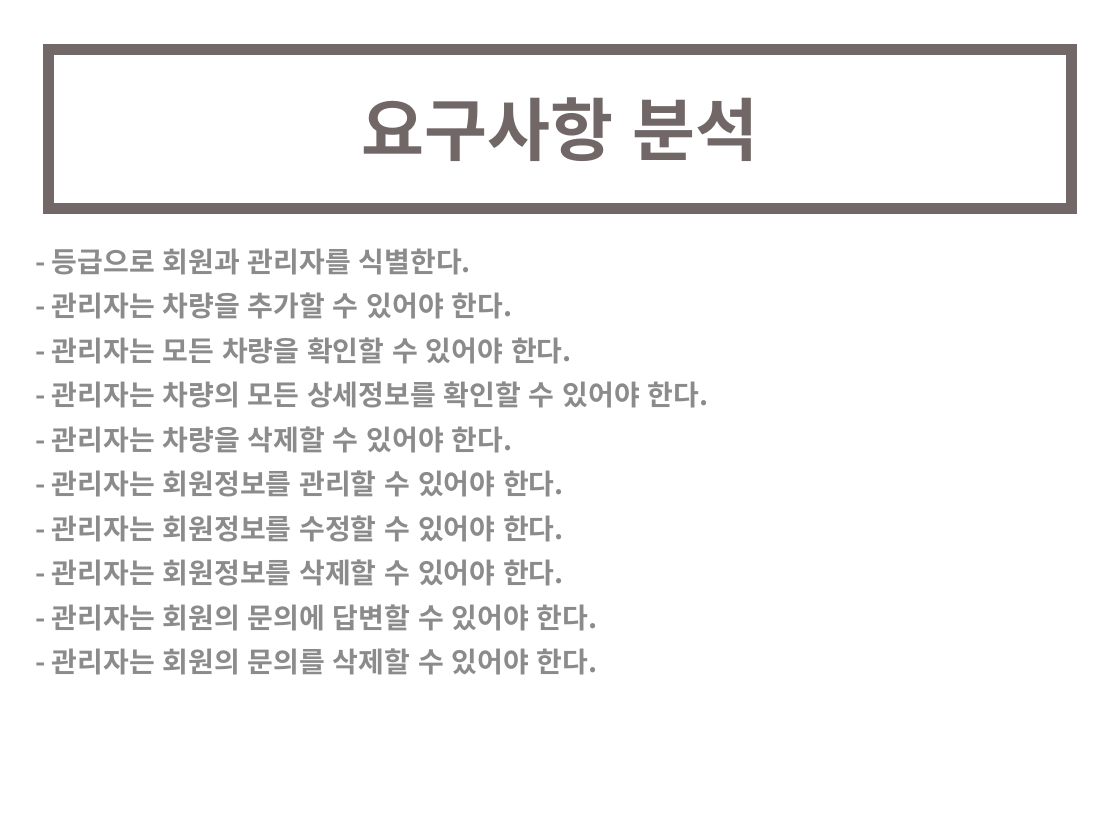
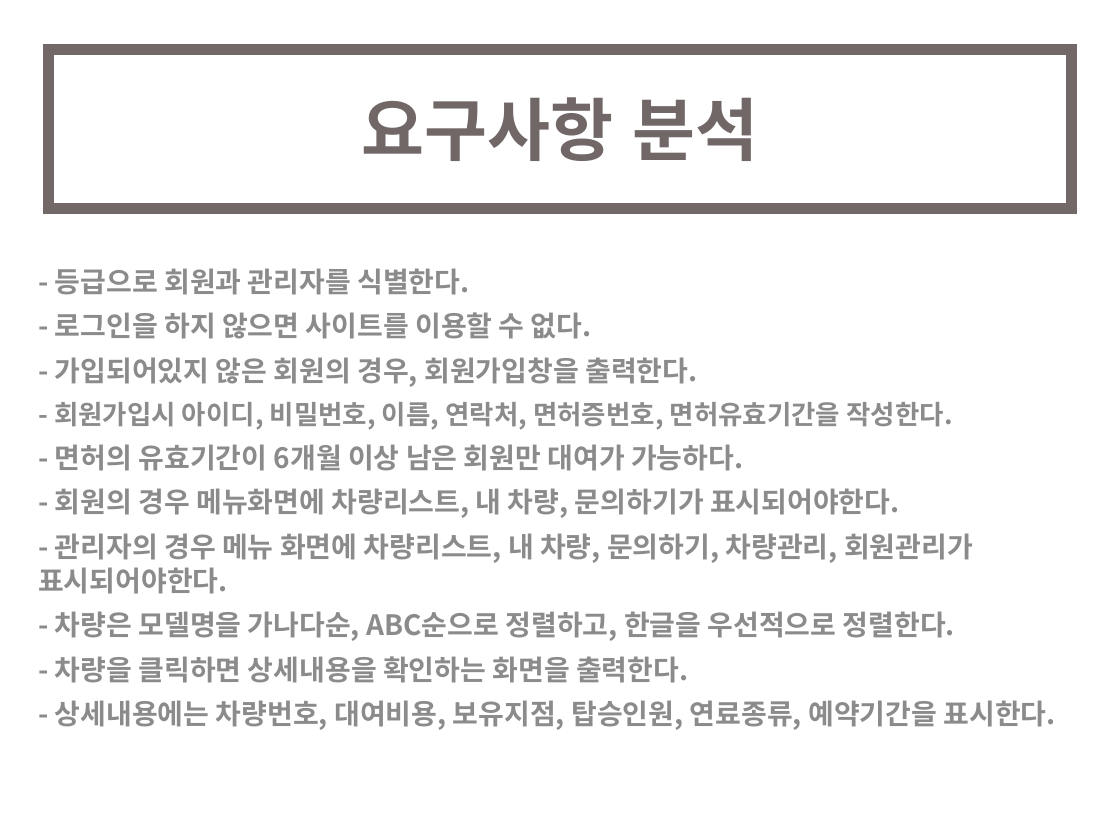
Before and after one commit to ajsirh12/picar, a slide deck: slide 4 of picar/PICAR(최종수정용).pptx. Drawn at 1120x840 pixels with LibreOffice and Linux fonts; fonts in the diff are those of the drawing. Boxes give left, top, right and bottom in pixels: in the first picture for what was removed or moved away, otherwise in the second. Text is boxed around its words. In the diff, an @@ line names an element or a change of style, - is before the commit and + after.

```diff
--- a/picar/PICAR(최종수정용).pptx
+++ b/picar/PICAR(최종수정용).pptx
@@ text "- 등급으로 회원과 관리자를 식별한다." moved from (x1=52, y1=248, x2=709, y2=675) to (x1=38, y1=268, x2=1056, y2=730) @@
@@ text at (x1=38, y1=312, x2=1056, y2=730): text changed @@
-- 관리자는 차량을 추가할 수 있어야 한다.
-- 관리자는 모든 차량을 확인할 수 있어야 한다.
-- 관리자는 차량의 모든 상세정보를 확인할 수 있어야 한다.
-- 관리자는 차량을 삭제할 수 있어야 한다.
-- 관리자는 회원정보를 관리할 수 있어야 한다.
-- 관리자는 회원정보를 수정할 수 있어야 한다.
-- 관리자는 회원정보를 삭제할 수 있어야 한다.
-- 관리자는 회원의 문의에 답변할 수 있어야 한다.
-- 관리자는 회원의 문의를 삭제할 수 있어야 한다.
+- 로그인을 하지 않으면 사이트를 이용할 수 없다.
+- 가입되어있지 않은 회원의 경우, 회원가입창을 출력한다.
+- 회원가입시 아이디, 비밀번호, 이름, 연락처, 면허증번호, 면허유효기간을 작성한다.
+- 면허의 유효기간이 6개월 이상 남은 회원만 대여가 가능하다.
+- 회원의 경우 메뉴화면에 차량리스트, 내 차량, 문의하기가 표시되어야한다.
+- 관리자의 경우 메뉴 화면에 차량리스트, 내 차량, 문의하기, 차량관리, 회원관리가 표시되어야한다.
+- 차량은 모델명을 가나다순, ABC순으로 정렬하고, 한글을 우선적으로 정렬한다.
+- 차량을 클릭하면 상세내용을 확인하는 화면을 출력한다.
+- 상세내용에는 차량번호, 대여비용, 보유지점, 탑승인원, 연료종류, 예약기간을 표시한다.
```
Also in this commit, not shown: 3 other slides changed, 1 slide added.
